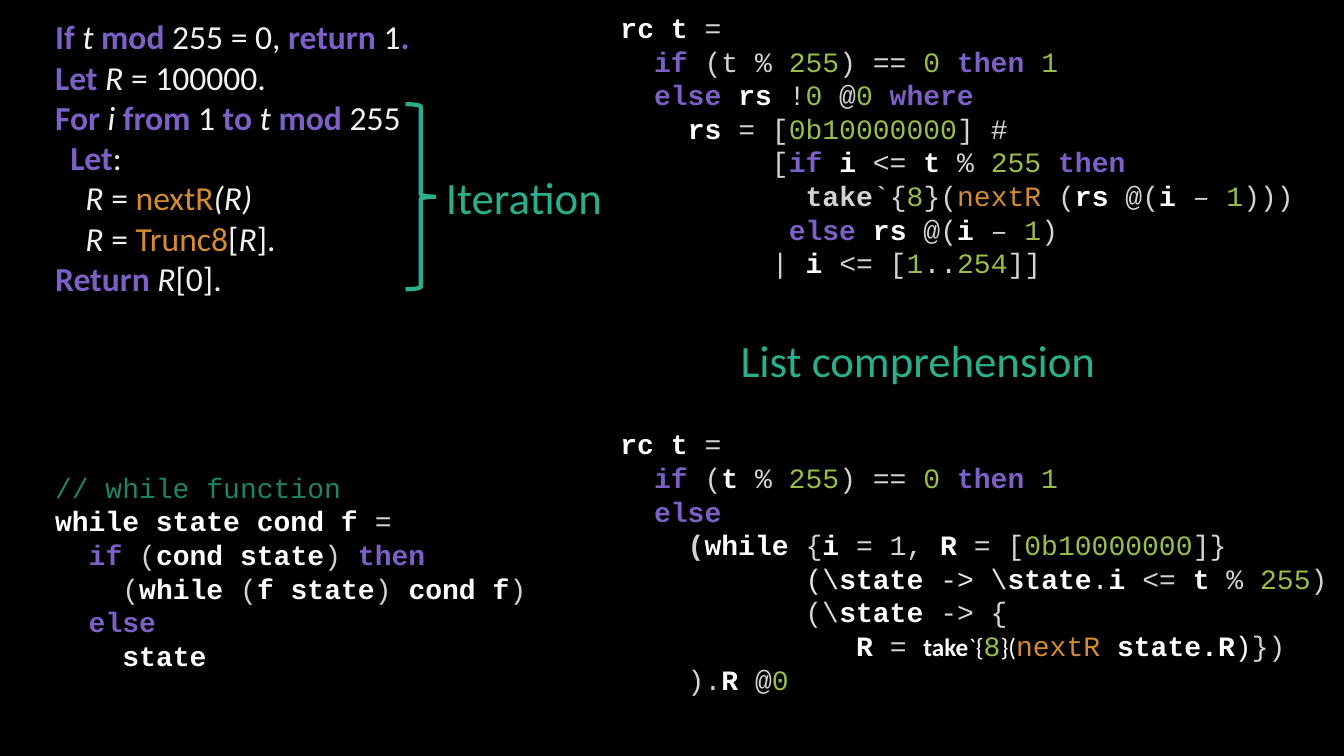
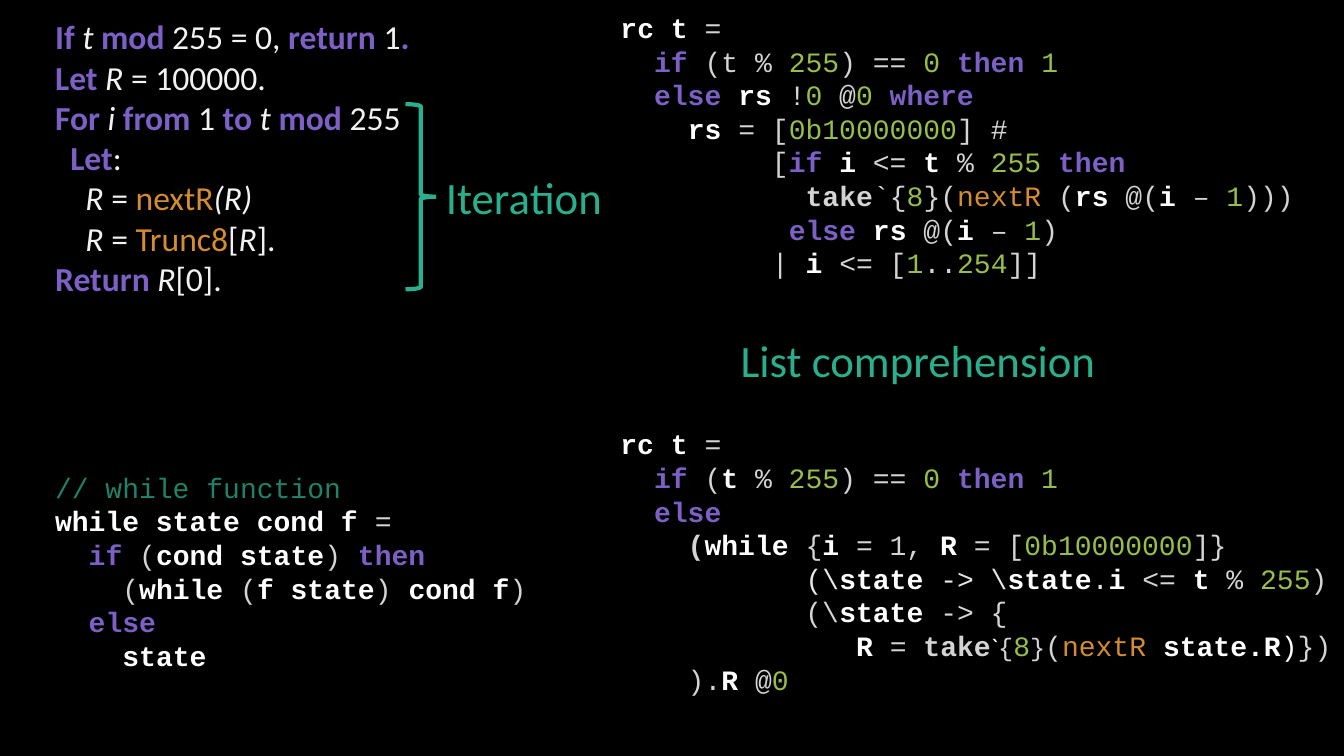
Before and after one commit to ericmercer/sha3-verification, a slide deck: slide 11 of presentation/SPIN2022.pptx. Drawn at 1344x756 pixels with LibreOffice and Linux fonts; fonts in the diff are those of the drawing. Boxes give left, top, right and bottom in pixels: in the first picture for what was removed or moved away, otherwise in the second. Text is boxed around its words. In the diff, an @@ line names an element or a change of style, - is before the commit and + after.

```diff
--- a/presentation/SPIN2022.pptx
+++ b/presentation/SPIN2022.pptx
@@ text at [856, 636, 1331, 662]: size 18 to 20 pt, font Calibri to Courier New, text colour #FFFFFF to #D4D4D4 in "take`{8}(nextR" @@
```
Also in this commit, not shown: 5 other slides changed.
